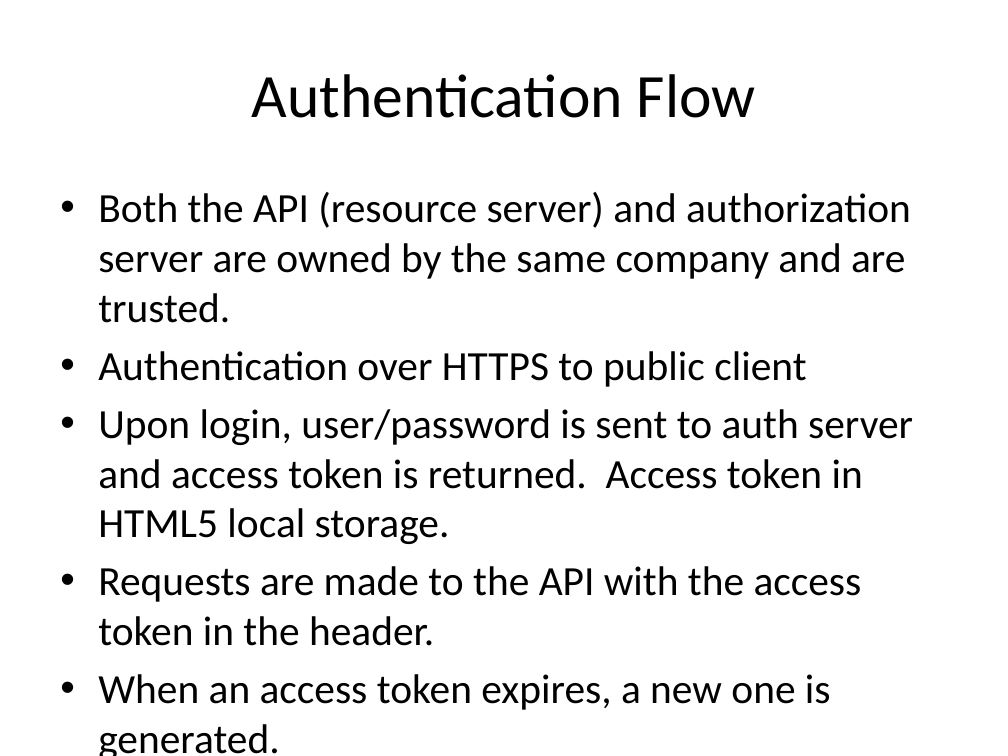
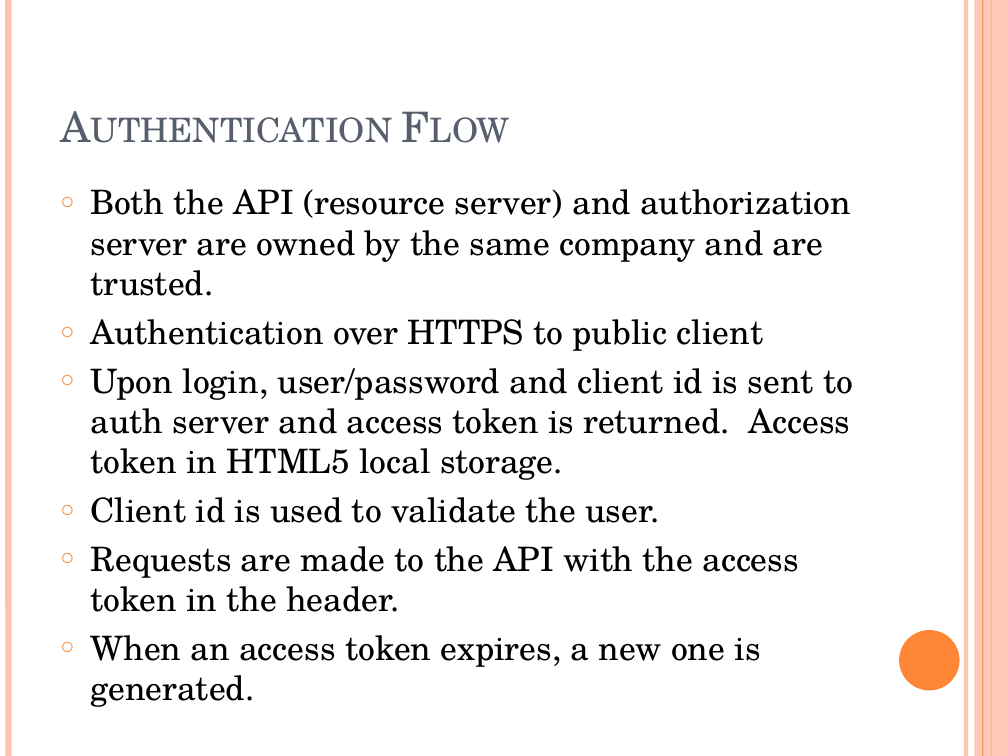
Before and after one commit to szahn/AngularWebApiOAuthDemo, a slide deck: slide 14 of AngularOAuthCodeCamp2015.pptx (slide 12 before the commit). Drawn at 1008x756 pixels with LibreOffice and Linux fonts; fonts in the diff are those of the drawing. Boxes give left, top, right and bottom in pixels: in the first picture for what was removed or moved away, otherwise in the second. Text is boxed around its words. In the diff, an @@ line names an element or a change of style, - is before the commit and + after.

```diff
--- a/AngularOAuthCodeCamp2015.pptx
+++ b/AngularOAuthCodeCamp2015.pptx
@@ line added from (8, 0) to (8, 756), #FEC3AE 4.5 pt @@
@@ line added from (966, 0) to (966, 756), #FEC3AE 3 pt @@
@@ rectangle added at (975, 0, 1008, 756), fill #FEC3AE at 87% opacity @@
@@ line added from (983, 0) to (983, 756), #FE8637 0.75 pt @@
@@ line added from (991, 0) to (991, 756), #FE8637 1.5 pt @@
@@ title "Authentication Flow" at (50, 30, 874, 156): size 44 to 30 pt, font Calibri to TeX Gyre Schola, text colour #000000 to #575F6D, small capitals on; alignment centre to left; vertical alignment middle to bottom @@
@@ text at (91, 189, 851, 707): size 29.6 to 24 pt, font Calibri to TeX Gyre Schola in "Both the API (resource server) and authorization ...", "Authentication over HTTPS to public client", "Requests are made to the API with ...", "When an access token expires, a new ..."; bullet • to ○ @@
@@ text at (91, 368, 853, 523): text changed; size 29.6 to 24 pt; font Calibri to TeX Gyre Schola @@
-• Upon login, user/password is sent to auth server and access token is returned. Access token in HTML5 local storage.
+○ Upon login, user/password and client id is sent to auth server and access token is returned. Access token in HTML5 local storage.
+○ Client id is used to validate the user.
@@ ellipse added at (899, 630, 960, 690), fill #FE8637 @@
```
Also in this commit, not shown: 14 other slides changed, 3 slides added, 1 other file.
